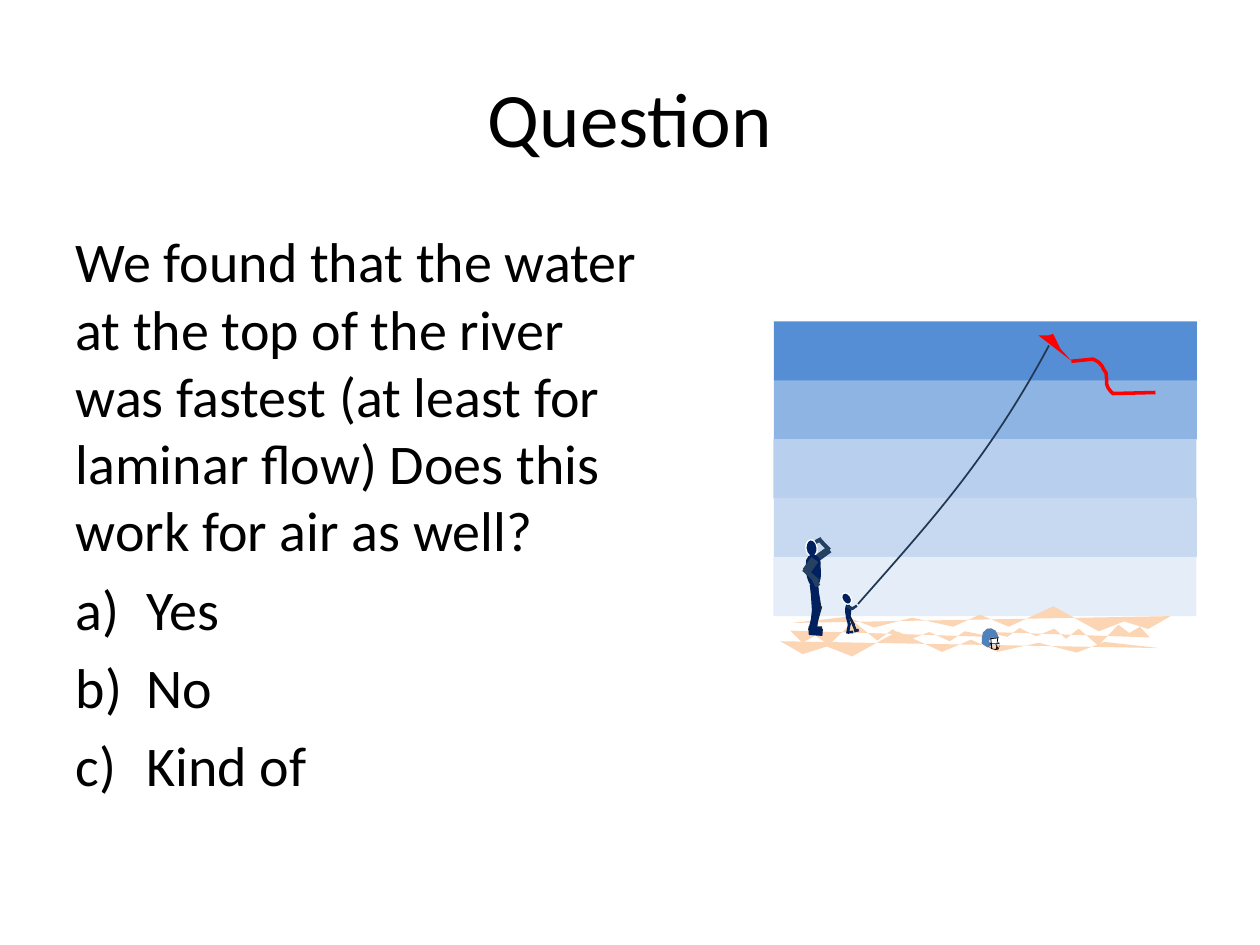
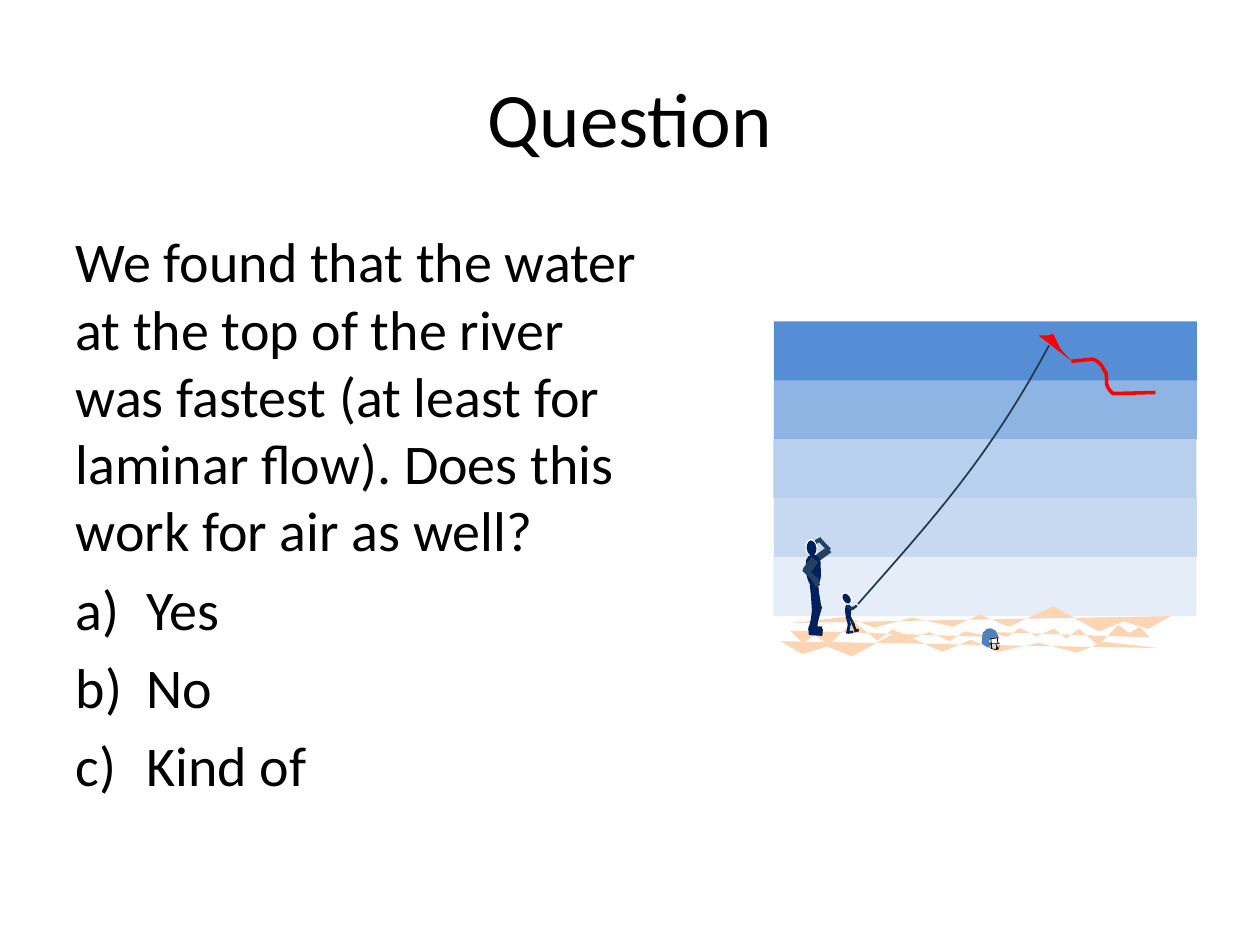
Before and after one commit to rtlines/Introductory-Physics-II, a slide deck: slide 4 of Lecture_Slides/PH 123 Lecture 28.pptx. Drawn at 1260x945 pixels with LibreOffice and Linux fonts; fonts in the diff are those of the drawing. Boxes give left, top, right and bottom in pixels: in the first picture for what was removed or moved away, otherwise in the second. Text is boxed around its words. In the diff, an @@ line names an element or a change of style, - is before the commit and + after.

```diff
--- a/Lecture_Slides/PH 123 Lecture 28.pptx
+++ b/Lecture_Slides/PH 123 Lecture 28.pptx
@@ text at [76, 243, 636, 552]: text changed @@
-We found that the water at the top of the river was fastest (at least for laminar flow) Does this work for air as well?
+We found that the water at the top of the river was fastest (at least for laminar flow). Does this work for air as well?
```
Also in this commit, not shown: 1 other slide changed, 10 other files.
